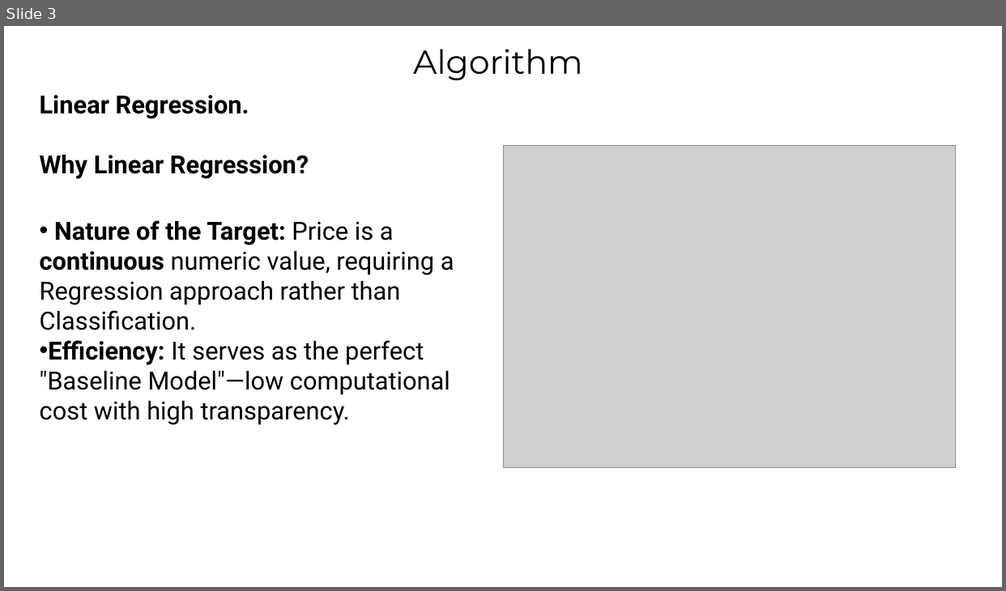
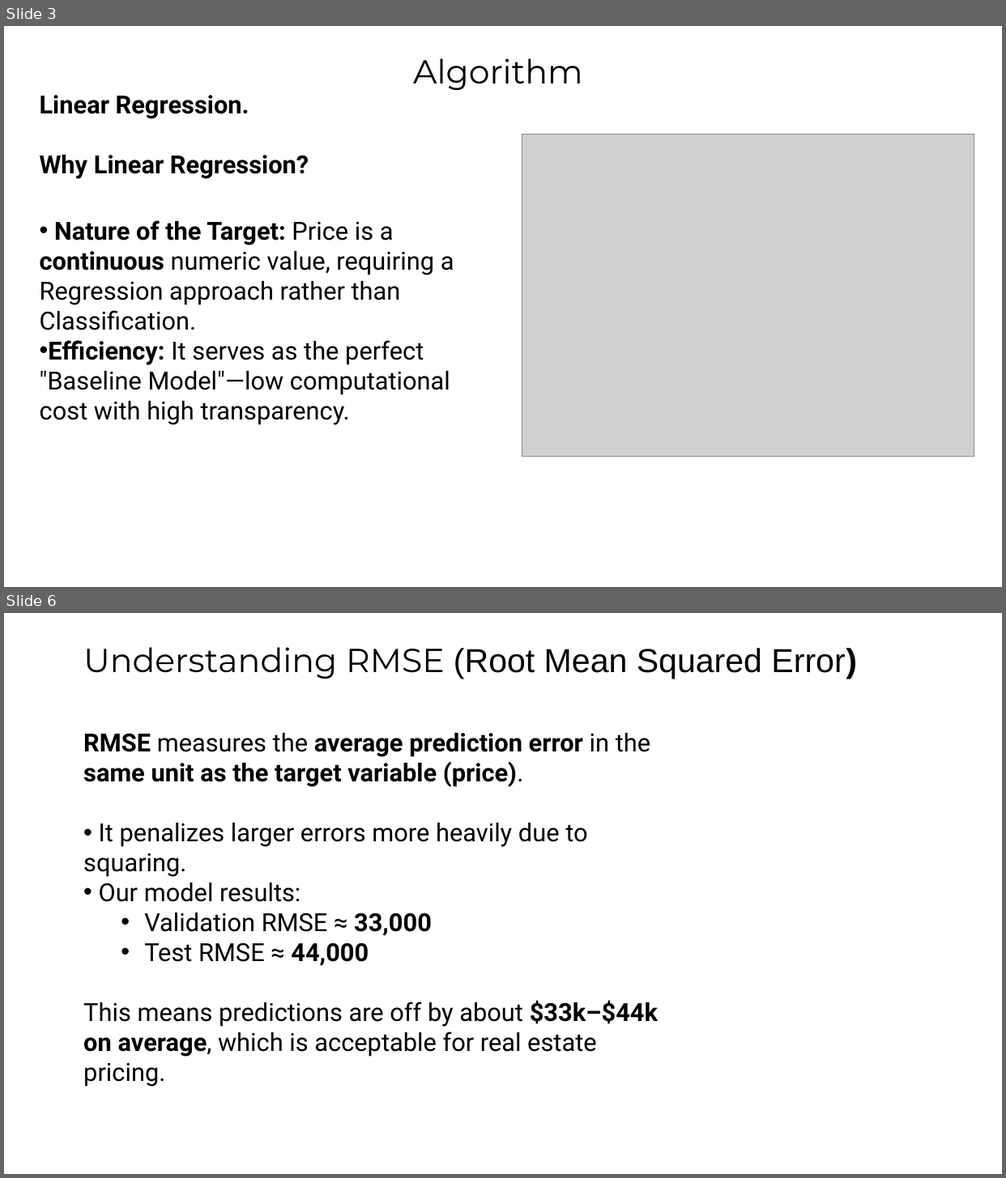
Before and after one commit to RealHaroon/Artificial-Intelligence-Labs, a slide deck: House Price Predictor/House Price Predictor.pptx. Shown one above the other, each under a label of ours: slide 3 before the commit, slides 3 and 6 after it; the slides between them are not shown. The pictures are 1006x591 and 1006x1178 pixels, drawn with LibreOffice and Linux fonts; fonts in the diff are those of the drawing; grey boxes stand for pictures. Boxes give left, top, right and bottom in pixels: in the first picture for what was removed or moved away, otherwise in the second. Text is boxed around its words. In the diff, an @@ line names an element or a change of style, - is before the commit and + after.

```diff
--- a/House Price Predictor/House Price Predictor.pptx
+++ b/House Price Predictor/House Price Predictor.pptx
@@ slide 6 added at bbox=[4, 613, 1002, 1174], background #FFFFFF @@
@@ text added at bbox=[83, 647, 857, 679], 32 pt, text #000000 @@
+Understanding RMSE (Root Mean Squared Error)
@@ text added at bbox=[83, 733, 658, 1057], 24 pt, text #000000 @@
+RMSE measures the average prediction error in the same unit as the target variable (price).
+• It penalizes larger errors more heavily due to squaring.
+• Our model results:
+  • Validation RMSE ≈ 33,000
+  • Test RMSE ≈ 44,000
+This means predictions are off by about $33k–$44k on average, which is acceptable for real estate pricing.
@@ slide 3 changed as well @@
@@ text "Algorithm": place and size @@
-text "Algorithm" at bbox=[413, 49, 583, 80]
+text "Algorithm" at bbox=[413, 58, 583, 90]
@@ picture: place and size @@
-picture at bbox=[503, 146, 957, 467]
+picture at bbox=[522, 135, 975, 456]
```
Also in this commit, not shown: 2 other slides changed, 4 other slides added, 1 slide removed, 10 other files.
